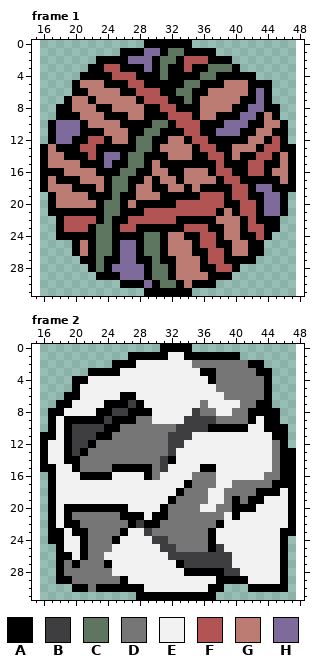
A pixel-art file gets an edit: assets/marbles/suika_thing_cal.ase. The first picture shows the starting point.
32x32 pixels, 9 frames. Colours within 5 levels of each other are drawn and written as one. Shown: frame 1: x 15..48, y 0..31; frame 2: x 15..48, y 0..31. The old version is drawn lined up with the new one, on the new canvas. The commit also changed other frames, which this record leaves out.
Palette (. is transparent): A #000000  B #3e3e40  C #5e7560  D #767676  E #f2f2f2  F #b35454  G #bc7b73  H #7f6a9c
Pixels before, frame 1, first column x 16:
 0 .............AAAAAA.............
 1 ..........AAAHHACCAAAA..........
 2 .......AAAAHHHACCAFFFAAA........
 3 ......AAFFAAAHACAAFAACCCA.......
 4 .....AAAAFFFAAACAAAACCAAAAA.....
 5 ....AGGGAAAFFAAAAACCAAAGGGAAA...
 6 ....AAGGGGAAFFFAACCAAGGGGGAHA...
 7 ...AGGAGGGGGAFFFAACAGGGGGAAHA...
 8 ..AAGGGAAGGGGAAFFAAAGGGGAAHHAA..
 9 ..AAAGGGAAAGGAAAFFFAGGAAAHHAGA..
10 .AHHHAGGGGAAAACCAFFFAAAHHHAAGGA.
11 .AHHHAAAGGGAACCAAAFFAAHHHAAGGAA.
12 .AHHAAFFAGGACCAAGGAFFAAAAAGGAFA.
13 AGAAAFFAAAAACCAGGGGAFFAAGGGAFFAA
14 AGGAAAFAHHACCAAAGGGAAFFAGAAFFAGA
15 AGGGGAAAHAACCAGAAAAAAAFAAAFFAAGA
16 AAAGGGGAAACCAAGGAAGGGAFFAAFFAGGA
17 AGAAAGGGACCAAGAGGAGGGGAFFAAAAAGA
18 AGGGAAAGACCAGGAAGGAGAAAAFFAHHAAA
19 .AGGGGAAACAAGGGAAAAAFFFAFFAAHHA.
20 .AGGGGGACCAGAAAAAFFFFFFAAFFAHHA.
21 .AAAAAAACCAAAFFFFFFFFFAGAFFAHHA.
22 ..AFFFFACAAFFFFFFAAAAAGGGAFAAA..
23 ..AFFFACCAFFAAAAAAFFFAAGGAFFAA..
24 ..AAAAACCAAAACCAGGAAFFAGGAAFA...
25 ....AGACCAHHACCAGGGAFFAAGGAA....
26 ....AGACCAHHACCAGGGAAFFAGGAA....
27 .....AACAAHHAACAAGGGAFFAAAA.....
28 ......ACAHHHHACCAGGGAAFFA.......
29 .......AAAHHHACCAGGGGAAA........
30 ..........AAAHACCAGAAA..........
31 .............AAAAAA.............
Pixels before, frame 2, first column x 16:
 0 ...............AAAA.............
 1 ...........AAAAAEEAAAAAAA.......
 2 .........AAAEEEEEEEDDDDDDDAA....
 3 ......AAAAEEEEEEEEEEAADDDDDAA...
 4 ....AAEEEEEEEEEEEEEEEADDDDDDA...
 5 ....AEEEEEEEEEEEEEEEEEDDDDDDA...
 6 ...AAEEEEEAAEEEEEEEEEEEDDDDDA...
 7 ..AAEEEEAAABAEEEEEEEDEEEEDDAA...
 8 .AAEEEEAABBAAAEEEEEBDDEEDDAAAA..
 9 .AEAAAAABAAADDEEEEBBBBDDDDAEAA..
10 .AEABBBBAADDDDDDDBBBBAAAAAEEAAA.
11 AAEABBBAADDDDDDDBBBEEEEEEEEEEAA.
12 AEEABBADDDDDDDDDBBEEEEEEEEEEEDA.
13 AEEABADDDDDDDDDDBEEEEEEEEEEEEDAA
14 AEEAADDDDDDDDDDBAEEEEEEEEEEEEDAA
15 AAEEADDDDAAAAADBEEEEAAEEEEEEEDAA
16 .AEEEAAAAEEEEADEEEEDDDEEEEEEDDAA
17 .AEEEEEEEEEEEEEEEEADDDEEDDDDDAAA
18 .AEEEEEEEEEEEEEEEADDDEEDDDDAAAEA
19 .AEEEEEEEEEEEEEEADDDDEEDADAAEEEA
20 .AEAAAAAAAAEEEEADDDDEEDDAAAEEEEA
21 .AEADDDDDDAAAEAADDDDDDDEAEEEEEEA
22 .AEAADDDDDDABAADDDDDDDAEEEEEEEEA
23 .AAEAADDDDAEEBDDDDDDDAEEEEEEEEAA
24 .AAEEADDDAEEEEBBDDDDDAEEEEEEEEA.
25 ..AEEADDDEEEEEEBBDDDDABEEEEEEEA.
26 ..AAEADDEEEEEEEEBBBBBBBBEEEEEEA.
27 ..ADADDDAEEEEEEEEABBBBBBEEEEEEA.
28 ..ADDDDDDEEEEEEEEEAAAAABBEEEEEA.
29 ..AADDDDDDAEEEEEEEEEEEAAAAEEEEA.
30 ....AADAAAAAAEEEEEEEEAA...AAAAA.
31 ............AAAAAAAAAA..........
Once edited:
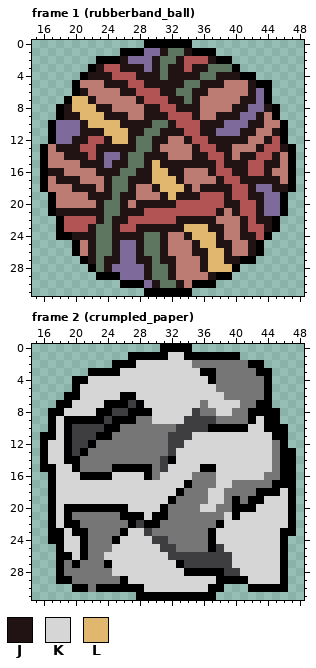
Colours new in this view: J #211313  K #d6d6d6  L #e1b76f
Diff:
canvas 32x32 -> 64x32, the old top-left corner now at 16,0
Changed rows in their new state; - is an unchanged pixel.
Frame 1 (rubberband_ball):
first column x 17:
 1 --------------J--J------------
 2 ---------J---J--J---J---------
 3 ------J--JJJ-J-JJ-JJ----------
 4 -----JJJ---JJJ-JJJJ--JJJ------
 5 -------JJJ--JJJJJ--JJJ---J----
 6 ----J----JJ---JJ--JJ-----J----
 7 ---LLJ-----J---JJ-J-----JJ----
 8 --JLLLJJ----JJ--JJJ----JJ--J--
 9 --JJLLLJJJ--JJJ---J--JJJ--J---
10 ----JLLLLJJJJ--J---JJJ---JJ---
11 ----JJJLLLJJ--JJJ--JJ---JJ--J-
12 ---JJ--JLLJ--JJ--J--JJJJJ--J--
13 -JJJ--JJJJJ--J----J--JJ---J--J
14 --JJJ-J--J--JJJ---JJ--J-JJ--J-
15 ----JJJ-JJ--JLJJJJJJJ-JJJ--JJ-
16 JJ----JJJ--JJLLJJ---J--JJ--J--
17 -JJJ---J--JJJLLLJ----J--JJJJJ-
18 ---JJJ-J--J--JLLLJ-JJJJ--J--JJ
19 -----JJJ-JJ---JLJJJ---J--JJ---
20 ------J--J-JJJJJ------JJ--J---
21 -JJJJJJ--JJJ---------J-J--J---
22 ------J-JJ------JJJJJ---J-JJ--
23 -----J--J--JJJJJJLLLJJ--J--J--
24 ---JJJ--JJJJ--J--JLLLJ--JJ----
25 -----J--J--J--J---JLLJJ--J----
26 -----J--J--J--J---JJLLJ--J----
27 -----J-JJ--JJ-JJ---JLLJJ------
28 -------J----J--J---JLLL-------
29 ------------J--J----J---------
30 -------------J--J-------------
Frame 2 (crumpled_paper):
first column x 17:
 1 ---------------KK-------------
 2 -----------KKKKKKK------------
 3 ---------KKKKKKKKKK-----------
 4 -----KKKKKKKKKKKKKKK----------
 5 ----KKKKKKKKKKKKKKKKK---------
 6 ----KKKKK--KKKKKKKKKKK--------
 7 ---KKKK-----KKKKKKK-KKKK------
 8 --KKKK-------KKKKK---KK-------
 9 -K-----------KKKK---------K---
10 -K-----------------------KK---
11 -K----------------KKKKKKKKKK--
12 KK---------------KKKKKKKKKKK--
13 KK--------------KKKKKKKKKKKK--
14 KK--------------KKKKKKKKKKKK--
15 -KK------------KKKK--KKKKKKK--
16 -KKK----KKKK--KKKK---KKKKKK---
17 -KKKKKKKKKKKKKKKK----KK-------
18 -KKKKKKKKKKKKKKK----KK-------K
19 -KKKKKKKKKKKKKK-----KK-----KKK
20 -K--------KKKK-----KK-----KKKK
21 -K----------K---------K-KKKKKK
22 -K--------------------KKKKKKKK
23 --K-------KK---------KKKKKKKK-
24 --KK-----KKKK--------KKKKKKKK-
25 --KK----KKKKKK--------KKKKKKK-
26 ---K---KKKKKKKK--------KKKKKK-
27 --------KKKKKKKK-------KKKKKK-
28 --------KKKKKKKKK-------KKKKK-
29 ----------KKKKKKKKKKK----KKKK-
30 ------------KKKKKKKK----------
Boxes around the changes in both pictures, in picture pixels (x1, y1, x2, y2):
changed: (48, 48, 288, 288)
changed: (48, 352, 288, 592)
